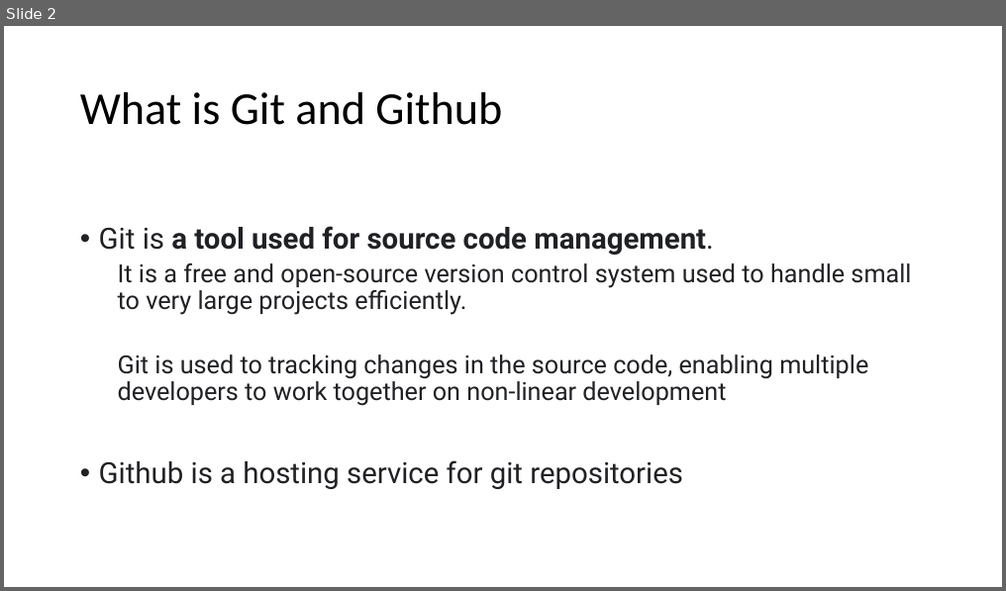
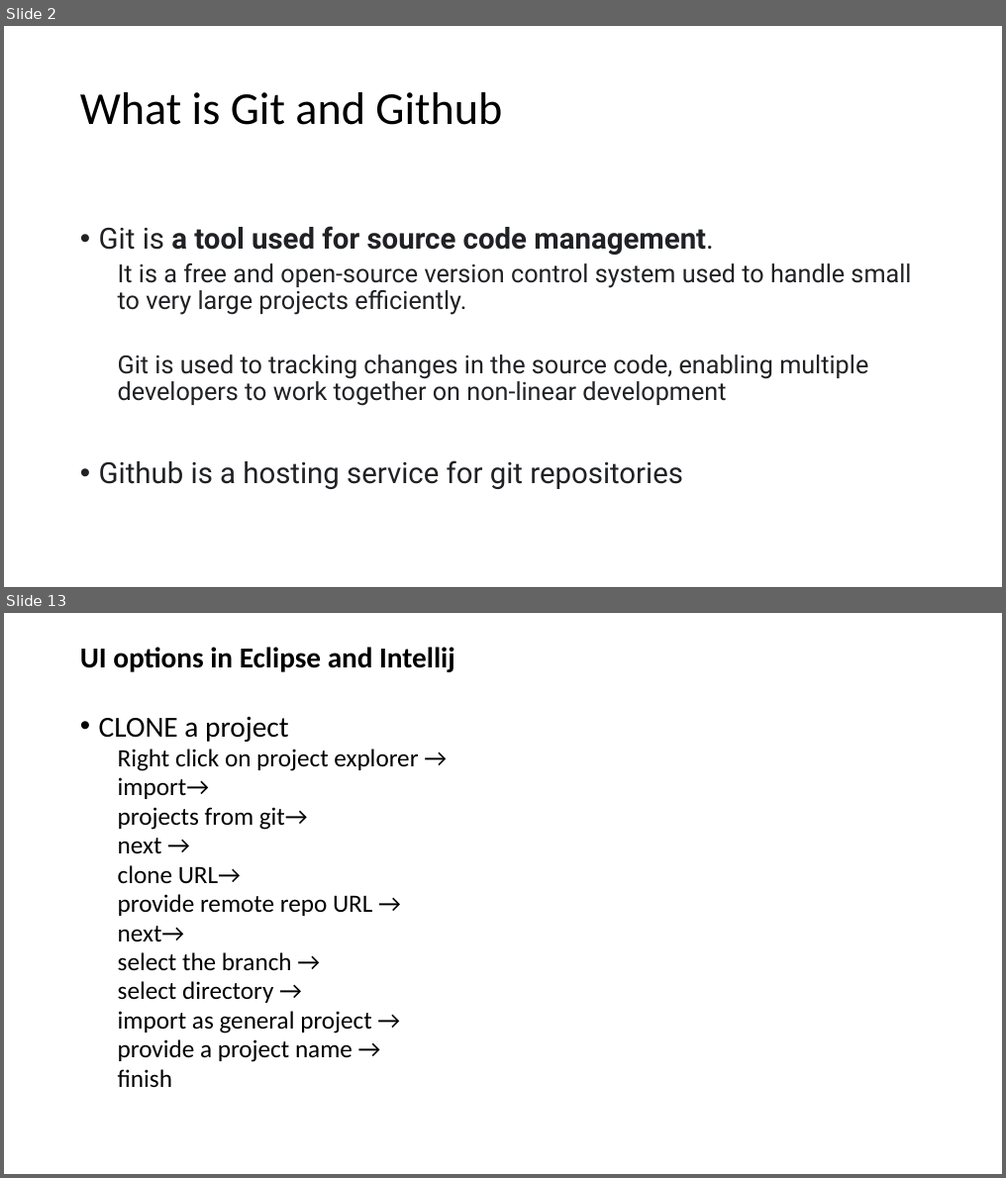
Before and after one commit to Santi2020/Study-Notes, a slide deck: Git_And_GitHub_Demo.docx.pptx. Shown one above the other, each under a label of ours: slide 2 before the commit, slides 2 and 13 after it; the slides between them are not shown. The pictures are 1006x591 and 1006x1178 pixels, drawn with LibreOffice and Linux fonts; fonts in the diff are those of the drawing. Boxes give left, top, right and bottom in pixels: in the first picture for what was removed or moved away, otherwise in the second. Text is boxed around its words. In the diff, an @@ line names an element or a change of style, - is before the commit and + after.

```diff
--- a/Git_And_GitHub_Demo.docx.pptx
+++ b/Git_And_GitHub_Demo.docx.pptx
@@ slide 13 added at <box>4,613,1002,1174</box>, background #FFFFFF @@
@@ title added at <box>80,647,455,672</box>, 27.9 pt, text #000000, bold @@
+UI options in Eclipse and Intellij
@@ text added at <box>99,716,418,1088</box>, 24 pt, text #000000 @@
+• CLONE a project
+  Right click on project explorer →
+  import→
+  projects from git→
+  next →
+  clone URL→
+  provide remote repo URL →
+  next→
+  select the branch →
+  select directory →
+  import as general project →
+  provide a project name →
+  finish
```
Also in this commit, not shown: 11 other slides added, 12 slides removed, 1 other file.
